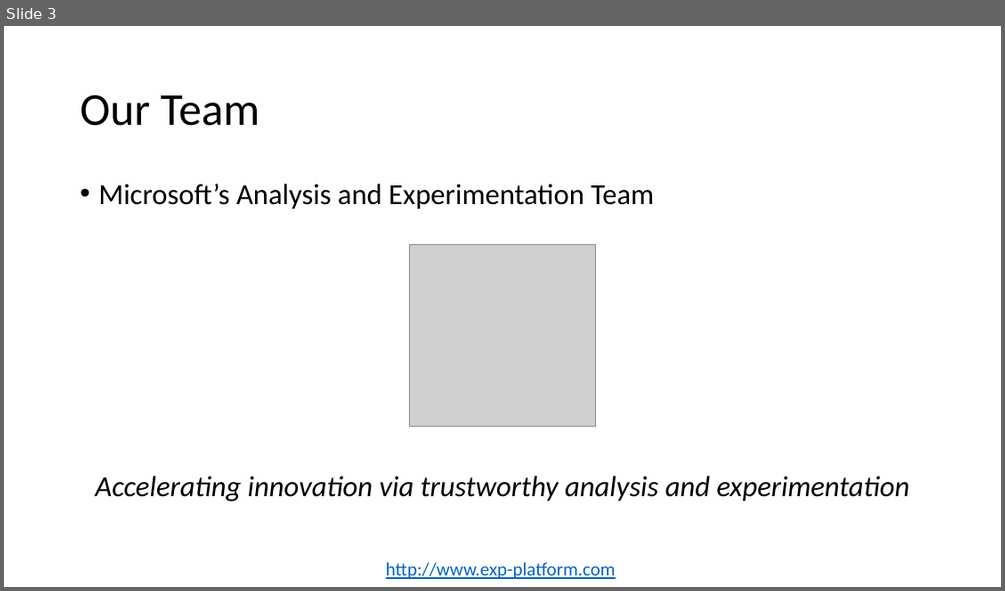
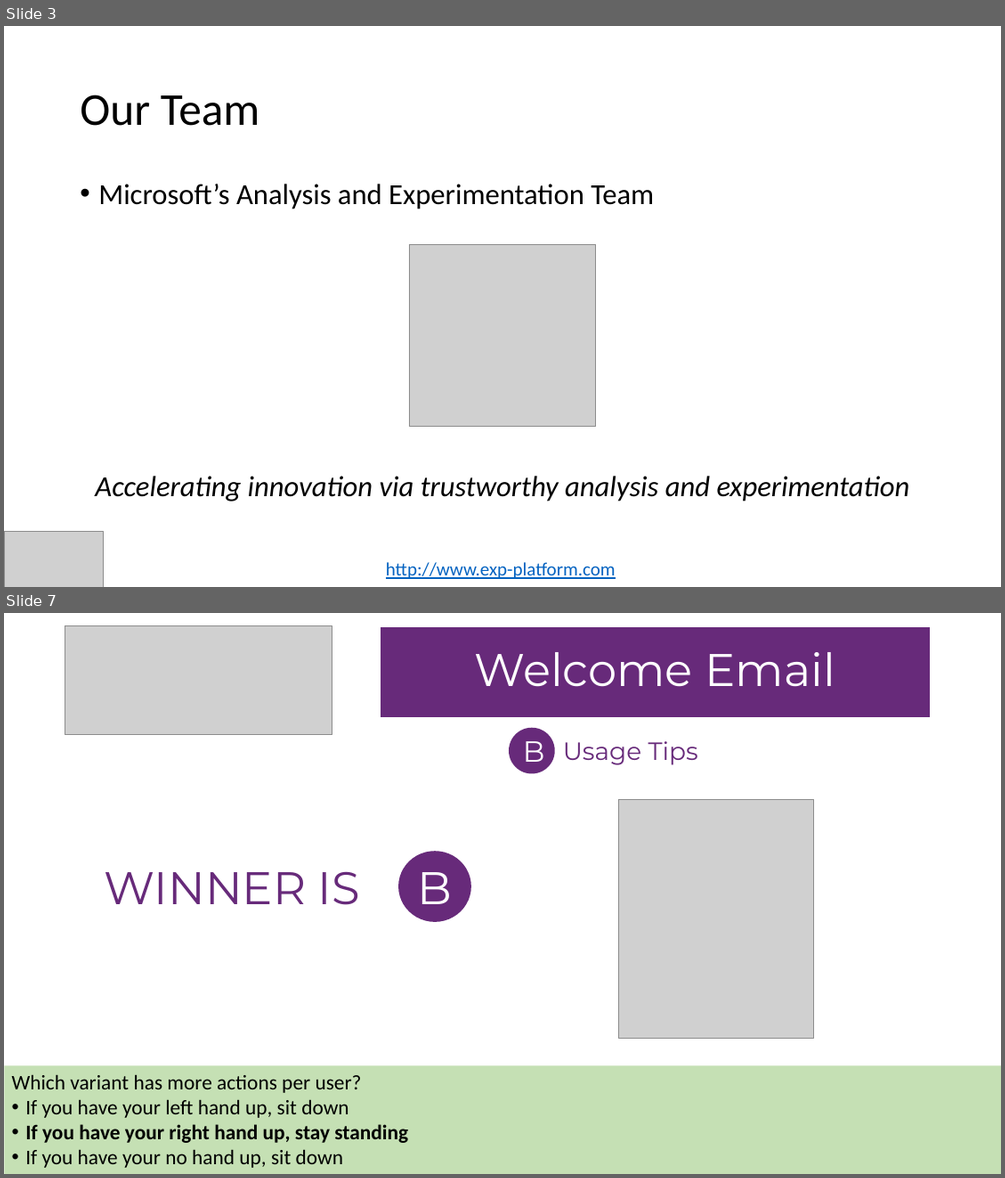
Before and after one commit to paulraff/2016JointMeetings, a slide deck: Preparing Mathematicians for Data Science Careers - 2.pptx. Shown one above the other, each under a label of ours: slide 3 before the commit, slides 3 and 7 after it; the slides between them are not shown. The pictures are 1005x591 and 1005x1178 pixels, drawn with LibreOffice and Linux fonts; fonts in the diff are those of the drawing; grey boxes stand for pictures. Boxes give left, top, right and bottom in pixels: in the first picture for what was removed or moved away, otherwise in the second. Text is boxed around its words. In the diff, an @@ line names an element or a change of style, - is before the commit and + after.

```diff
--- a/Preparing Mathematicians for Data Science Careers - 2.pptx
+++ b/Preparing Mathematicians for Data Science Careers - 2.pptx
@@ slide 7 added at (4,613,1001,1174), background #FFFFFF @@
@@ picture added at (65,626,332,735) @@
@@ title added at (380,626,931,718), fill #672A7A, outline #FFFFFF 1.5 pt, 44 pt, text #FFFFFF @@
+Welcome Email
@@ ellipse added at (509,728,555,774), fill #672A7A, 28 pt, text #FFFFFF @@
+B
@@ text added at (563,741,698,765), 24 pt, text #672A7A @@
+Usage Tips
@@ picture added at (618,799,813,1038) @@
@@ ellipse added at (398,851,470,922), fill #672A7A, 44 pt, text #FFFFFF @@
+B
@@ text added at (105,871,360,905), 44 pt, text #672A7A @@
+WINNER IS
@@ rectangle added at (4,1065,1001,1174), fill #C5E0B4, 20 pt, text #000000 @@
+Which variant has more actions per user?
+• If you have your left hand up, sit down
+• If you have your right hand up, stay standing
+• If you have your no hand up, sit down
@@ slide 3 changed as well @@
@@ picture added at (4,532,103,587) @@
```
Also in this commit, not shown: 24 other slides changed, 5 other slides added, 1 slide removed.
